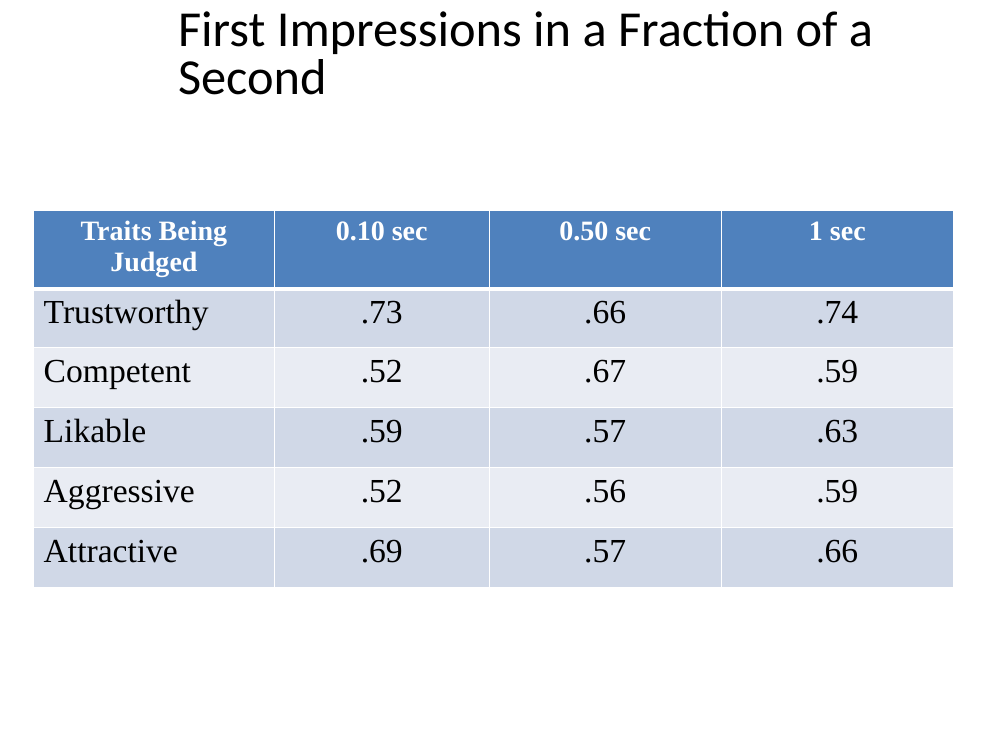
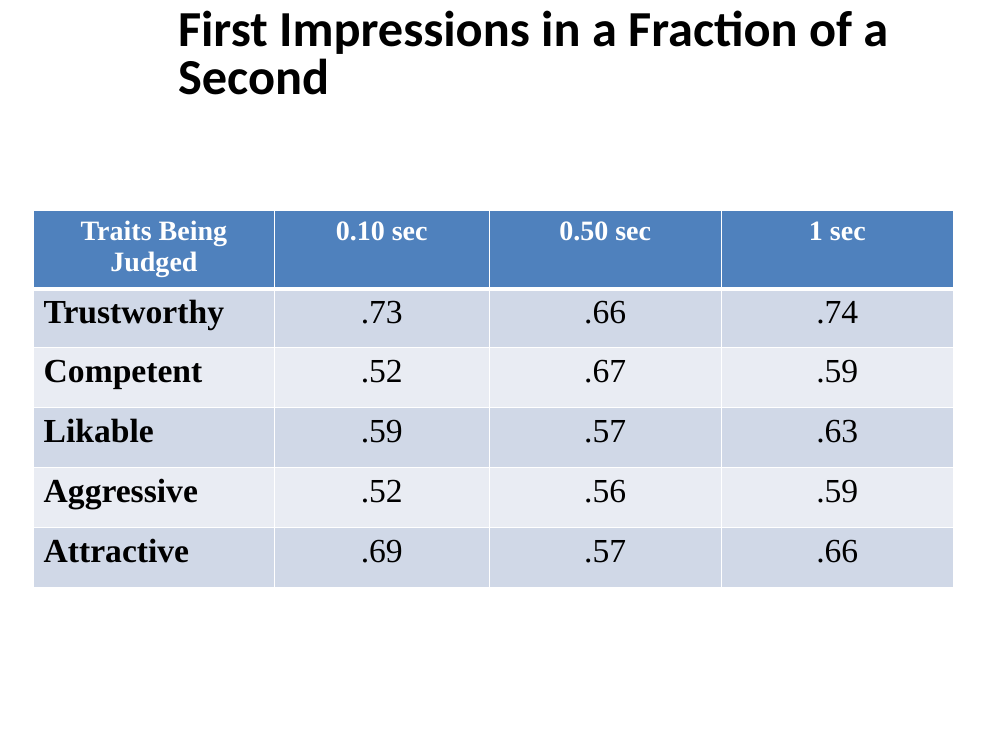
Before and after one commit to npm27/Teaching-Materials, a slide deck: slide 3 of Social Psych/Slides/5 Percieving Persons.pptx (slide 4 before the commit). Drawn at 1008x756 pixels with LibreOffice and Linux fonts; fonts in the diff are those of the drawing. Boxes give left, top, right and bottom in pixels: in the first picture for what was removed or moved away, otherwise in the second. Text is boxed around its words. In the diff, an @@ line names an element or a change of style, - is before the commit and + after.

```diff
--- a/Social Psych/Slides/5 Percieving Persons.pptx
+++ b/Social Psych/Slides/5 Percieving Persons.pptx
@@ title "First Impressions in a Fraction ..." at [178,10,888,95]: bold on @@
@@ table at [33,210,953,588] @@
@@ bold on in "Trustworthy", "Competent", "Likable", "Aggressive" and 1 more places @@
```
Also in this commit, not shown: 9 other slides changed, 1 slide added, 8 slides removed, 1 other file.
